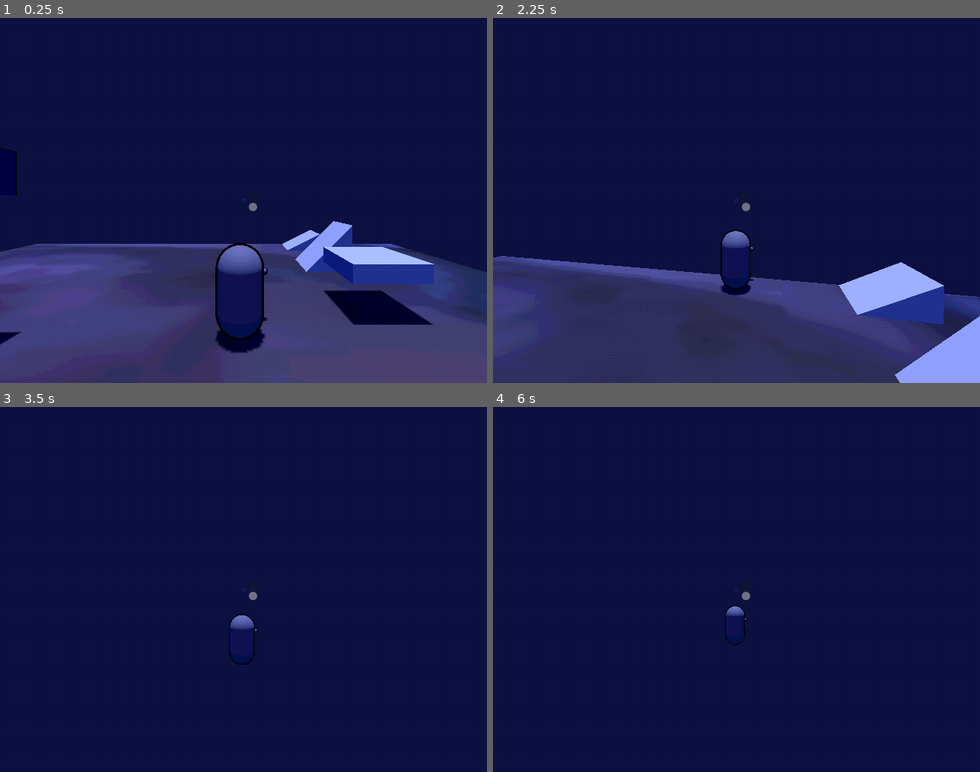
Above: before the commit, frames 1-4 (two rows, left to right).
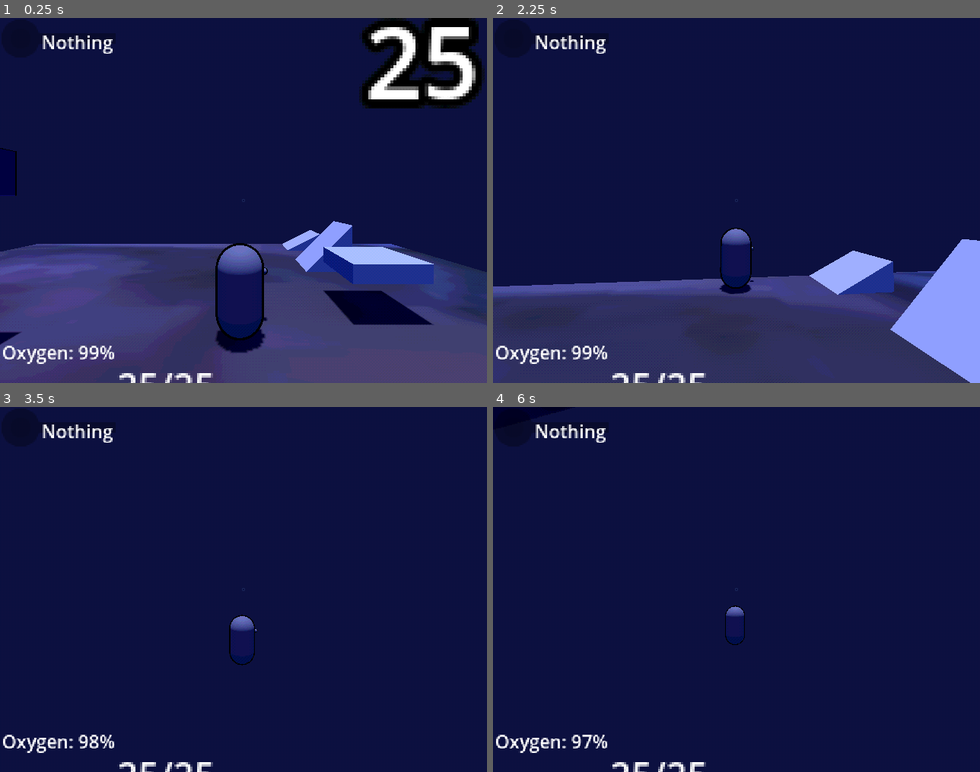
Above: after the commit, the same moments.

Repository: EwamEwam/Yr12GodotEwanOllie
Game: Godot game, scene res://Scenes/Level/World.tscn
The game is run twice, just before and just after one commit, with the same random seed, the same clock (stepped at 60 frames per second) and the same inputs.
Inputs (mouse positions are in pixels of both pictures, inside the frame that each line leads up to):
- Up to frame 1 (0.25 s): no input
- Up to frame 2 (2.25 s): move the mouse to (760, 200) at 0.52 s; hold Alt (Alt) 0.53-1.28 s; hold W (Up) from 0.53 s (still down); tap E (E) at 0.8, 1.35 s; move the mouse to (712, 200) at 1.27 s; click (712, 200) at 1.55 s; move the mouse to (746, 193) at 2.02 s; press the mouse at (746, 193) at 2.03 s
- Up to frame 3 (3.5 s): keep holding W (Up); tap Q (Q, bound only after the commit) at 2.3, 2.85 s; move the mouse to (238, 596) at 2.77 s; release the mouse at (238, 596) at 2.78 s; tap Alt (Alt) at 3.05 s
- Up to frame 4 (6 s): move the mouse to (775, 593) at 3.52 s; hold Alt (Alt) 3.53-4.28 s; tap E (E) at 3.8, 4.35 s; move the mouse to (697, 585) at 4.27 s; click (697, 585) at 4.55 s; tap Enter at 5 s; move the mouse to (741, 589) at 5.02 s; press the mouse at (741, 589) at 5.03 s; tap Q (Q, bound only after the commit) at 5.3 s; move the mouse to (717, 582) at 5.77 s; release W (Up) at 5.78 s; release the mouse at (717, 582) at 5.78 s; hold D (Right) from 5.78 s (still down); right-click (717, 582) at 5.85 s

The runs differ from the first frame. In frame 1, 6.3% of the frame differs, in the area x 0-100%, y 0-100%; in frame 2, 13%, in the area x 0-100%, y 4-100%; in frame 3, 1.1%; in frame 4, 1.4%.

Commit message:
Fixed the throwing mechanics, Added fall damage, Made the basic quick inventory system and started work on the UI. Currently have the item description and health bar system working. Added custom font

Diff:
--- /dev/null
+++ b/dumb-things-in-deep-water/Scenes/Characters/number.tscn
@@ -0,0 +1,12 @@
+[gd_scene load_steps=3 format=3 uid="uid://d2u8mjvg6i7lq"]
+
+[ext_resource type="Script" uid="uid://crw5v73h4yw7g" path="res://Scripts/Characters/Number.gd" id="1_uemgn"]
+[ext_resource type="FontFile" uid="uid://bxi0rnauxne1i" path="res://Assets/Sprites/Red_Numbers.png" id="1_wegsq"]
+
+[node name="Number" type="Label3D"]
+pixel_size = 0.08
+billboard = 1
+texture_filter = 4
+text = "25"
+font = ExtResource("1_wegsq")
+script = ExtResource("1_uemgn")
--- a/dumb-things-in-deep-water/Scenes/Characters/player.tscn
+++ b/dumb-things-in-deep-water/Scenes/Characters/player.tscn
@@ -45,8 +45,13 @@
 "vertex_data": PackedByteArray("1H6JuVhghj9zeoy71H6JuVhghj9zeoy71H6JuVhghj9zeoy71H6JuVhghj9zeoy71H6JuVhghj9zeoy71H6JuVh …(51915 unchanged characters)…
 }]
 
+[sub_resource type="CylinderShape3D" id="CylinderShape3D_40svl"]
+height = 0.6521
+radius = 0.599609
+
 [sub_resource type="CylinderShape3D" id="CylinderShape3D_al8ar"]
 height = 0.5
+radius = 0.55
 
 [node name="Player" type="CharacterBody3D" groups=["Player"]]
 slide_on_ceiling = false
@@ -81,6 +86,22 @@
 material_overlay = SubResource("StandardMaterial3D_3etf2")
 mesh = SubResource("ArrayMesh_40svl")
 
+[node name="Body_Parts" type="Node3D" parent="Mesh"]
+
+[node name="Head" type="RigidBody3D" parent="Mesh/Body_Parts"]
+collision_layer = 0
+collision_mask = 16
+can_sleep = false
+lock_rotation = true
+freeze = true
+freeze_mode = 1
+custom_integrator = true
+contact_monitor = true
+
+[node name="Collision_Shape" type="CollisionShape3D" parent="Mesh/Body_Parts/Head"]
+transform = Transform3D(1, 0, 0, 0, 1, 0, 0, 0, 1, 0, 0.776543, 0)
+shape = SubResource("CylinderShape3D_40svl")
+
 [node name="Camera_Pivot" type="Node3D" parent="."]
 
 [node name="Yaw" type="Node3D" parent="Camera_Pivot"]
--- a/dumb-things-in-deep-water/Scenes/Level/World.tscn
+++ b/dumb-things-in-deep-water/Scenes/Level/World.tscn
@@ -6,6 +6,7 @@
 [ext_resource type="PackedScene" uid="uid://culqao60nt1mv" path="res://Scenes/Props/Placeholder(1).tscn" id="4_37drw"]
 [ext_resource type="PackedScene" uid="uid://baocn3lc445ff" path="res://Scenes/Misc/hud.tscn" id="6_nbqfg"]
 [ext_resource type="Script" uid="uid://bkmwodo6s0oum" path="res://Scripts/World/World.gd" id="6_va6n7"]
+[ext_resource type="PackedScene" uid="uid://d2u8mjvg6i7lq" path="res://Scenes/Characters/number.tscn" id="7_va6n7"]
 
 [sub_resource type="NavigationMesh" id="NavigationMesh_rdphb"]
 vertices = PackedVector3Array(-12, -0.757901, -12, -12, -0.757901, 12, 12, -0.757901, 12, 12, -0.757901, -12)
@@ -16,9 +17,6 @@
 background_color = Color(0.0558, 0.18693, 0.93, 1)
 background_energy_multiplier = 0.25
 ambient_light_energy = 0.55
-
-[sub_resource type="BoxShape3D" id="BoxShape3D_rtqk3"]
-size = Vector3(25, 0.1, 24.9897)
 
 [sub_resource type="StandardMaterial3D" id="StandardMaterial3D_5t2hj"]
 albedo_texture = ExtResource("2_37drw")
@@ -141,7 +139,11 @@
 [sub_resource type="ConcavePolygonShape3D" id="ConcavePolygonShape3D_va6n7"]
 data = PackedVector3Array(-1, -1, -1, 1, -1, 1, 1, -1, -1, -1, -1, -1, -1, -1, 1, 1, -1, 1, 1, -1, -1, 1, 1, 1, 1, 1, -1, 1, -1, -1, 1, -1, 1, 1, 1, 1, -1, -1, 1, 1, 1, -1, 1, 1, 1, -1, -1, 1, -1, -1, -1, 1, 1, -1, 1, 1, 1, 1, -1, 1, -1, -1, 1, 1, -1, -1, 1, 1, -1, -1, -1, -1)
 
+[sub_resource type="BoxShape3D" id="BoxShape3D_nbqfg"]
+size = Vector3(172.287, 1, 143.43)
+
 [node name="Main" type="Node"]
+script = ExtResource("6_va6n7")
 
 [node name="SubViewportContainer" type="SubViewportContainer" parent="."]
 offset_right = 640.0
@@ -172,11 +174,6 @@
 light_color = Color(0.6806, 0.70151, 0.82, 1)
 shadow_enabled = true
 
-[node name="CollisionShape3D" type="CollisionShape3D" parent="SubViewportContainer/SubViewport/Environment"]
-transform = Transform3D(1, 0, 0, 0, 1, 0, 0, 0, 1, 0, 0, 0.00512695)
-shape = SubResource("BoxShape3D_rtqk3")
-script = ExtResource("6_va6n7")
-
 [node name="Floor" type="StaticBody3D" parent="SubViewportContainer/SubViewport/Environment"]
 collision_layer = 131
 
@@ -213,6 +210,12 @@
 transform = Transform3D(1, 0, 0, 0, 1, 0, 0, 0, 1, 5.78746, 1.05, -7.45604)
 shape = SubResource("ConcavePolygonShape3D_va6n7")
 
+[node name="Death_Barrier" type="Area3D" parent="SubViewportContainer/SubViewport/Environment"]
+
+[node name="Collision" type="CollisionShape3D" parent="SubViewportContainer/SubViewport/Environment/Death_Barrier"]
+transform = Transform3D(1, 0, 0, 0, 1, 0, 0, 0, 1, 0, -14.4592, 0)
+shape = SubResource("BoxShape3D_nbqfg")
+
 [node name="Player" parent="SubViewportContainer/SubViewport" instance=ExtResource("3_rdphb")]
 transform = Transform3D(1, 0, 0, 0, 1, 0, 0, 0, 1, 2, 1, -2)
 
@@ -237,3 +240,6 @@
 transform = Transform3D(1, 0, 0, 0, 1, 0, 0, 0, 1, -3.64156, 6.99363, 0.528449)
 
 [node name="HUD" parent="." instance=ExtResource("6_nbqfg")]
+
+[node name="Number" parent="." instance=ExtResource("7_va6n7")]
+transform = Transform3D(1, 0, 0, 0, 1, 0, 0, 0, 1, 7.15414, 5.07061, -3.25576)
--- a/dumb-things-in-deep-water/Scenes/Misc/hud.tscn
+++ b/dumb-things-in-deep-water/Scenes/Misc/hud.tscn
@@ -1,7 +1,31 @@
-[gd_scene load_steps=3 format=3 uid="uid://baocn3lc445ff"]
+[gd_scene load_steps=9 format=3 uid="uid://baocn3lc445ff"]
 
 [ext_resource type="Script" uid="uid://noefglp8kk2" path="res://Scripts/Other/HUD.gd" id="1_7lq3g"]
 [ext_resource type="Texture2D" uid="uid://dedhoyvicgme3" path="res://Assets/Sprites/Reticule.png" id="1_8leah"]
+[ext_resource type="Texture2D" uid="uid://cup0857pjeubq" path="res://Assets/Sprites/Item_background.png" id="3_lwfba"]
+[ext_resource type="Texture2D" uid="uid://bcam1w041vvds" path="res://Assets/Sprites/Text_Ender.png" id="3_wd7fq"]
+[ext_resource type="Texture2D" uid="uid://hmaa60jromha" path="res://Assets/Sprites/Item_Icons/1.png" id="4_8pbef"]
+[ext_resource type="Texture2D" uid="uid://8nfmrbsy38yi" path="res://Assets/Sprites/error.png" id="5_ifk6x"]
+[ext_resource type="FontFile" uid="uid://bxi0rnauxne1i" path="res://Assets/Sprites/Red_Numbers.png" id="7_ifk6x"]
+
+[sub_resource type="SpriteFrames" id="SpriteFrames_w21a7"]
+animations = [{
+"frames": [{
+"duration": 1.0,
+"texture": ExtResource("4_8pbef")
+}],
+"loop": false,
+"name": &"1",
+"speed": 0.0
+}, {
+"frames": [{
+"duration": 1.0,
+"texture": ExtResource("5_ifk6x")
+}],
+"loop": false,
+"name": &"error",
+"speed": 0.0
+}]
 
 [node name="HUD" type="Node2D"]
 script = ExtResource("1_7lq3g")
@@ -11,11 +35,71 @@
 offset_top = 227.0
 offset_right = 338.0
 offset_bottom = 254.0
-max_value = 7.0
+max_value = 6.0
 value = 2.0
 fill_mode = 3
 show_percentage = false
 
+[node name="Item_Description" type="Node2D" parent="."]
+position = Vector2(320, 240)
+
+[node name="ItemBackground" type="Sprite2D" parent="Item_Description"]
+position = Vector2(-293, -213)
+scale = Vector2(2, 2)
+texture = ExtResource("3_lwfba")
+
+[node name="TextEnder" type="Sprite2D" parent="Item_Description"]
+position = Vector2(-158, -213)
+scale = Vector2(2, 2)
+texture = ExtResource("3_wd7fq")
+
+[node name="Line" type="ColorRect" parent="Item_Description"]
+offset_left = -268.0
+offset_top = -220.0
+offset_right = -217.0
+offset_bottom = -213.0
+scale = Vector2(2, 2)
+color = Color(0, 0, 0, 0.286275)
+
+[node name="Weight" type="Label" parent="Item_Description"]
+offset_left = -265.0
+offset_top = -209.0
+offset_right = -10.0
+offset_bottom = -189.0
+text = "(0.5 Kg)"
+
+[node name="Holding" type="Label" parent="Item_Description"]
+offset_left = -265.0
+offset_top = -235.0
+offset_right = -264.0
+offset_bottom = -214.0
+scale = Vector2(1.5, 1.5)
+text = "Nothing"
+
+[node name="Object_Icons" type="AnimatedSprite2D" parent="Item_Description"]
+position = Vector2(-293, -213)
+scale = Vector2(2, 2)
+sprite_frames = SubResource("SpriteFrames_w21a7")
+animation = &"1"
+autoplay = "error"
+
 [node name="Reticule" type="Sprite2D" parent="."]
 position = Vector2(320, 240)
 texture = ExtResource("1_8leah")
+
+[node name="Hp" type="Label" parent="."]
+offset_left = 154.0
+offset_top = 449.0
+offset_right = 194.0
+offset_bottom = 458.0
+scale = Vector2(3, 3)
+theme_override_fonts/font = ExtResource("7_ifk6x")
+text = "25/25"
+
+[node name="Oxygen" type="Label" parent="."]
+offset_left = 3.0
+offset_top = 422.0
+offset_right = 138.0
+offset_bottom = 442.0
+scale = Vector2(1.5, 1.5)
+text = "Oxygen: 100%"
--- a/dumb-things-in-deep-water/Scenes/Props/Placeholder(1).tscn
+++ b/dumb-things-in-deep-water/Scenes/Props/Placeholder(1).tscn
@@ -20,9 +20,9 @@
 pick_up_position = Vector3(0, 0, -0.5)
 pick_up_rotation = Vector3(8, 2, 3)
 
-[node name="Body" type="RigidBody3D" parent="."]
+[node name="Body" type="RigidBody3D" parent="." groups=["Prop"]]
 transform = Transform3D(1, 0, 0, 0, 1, 0, 0, 0, 1, 0, 0, -0.576496)
-collision_layer = 3
+collision_layer = 19
 collision_mask = 3
 continuous_cd = true
 
--- /dev/null
+++ b/dumb-things-in-deep-water/Scripts/Characters/Number.gd
@@ -0,0 +1,21 @@
+extends Label3D
+
+var number_type :String
+
+func _ready() -> void:
+	if number_type == "Player_Damage":
+		global_position = Playerstats.player.global_position
+		global_position = Vector3(global_position.x + randf_range(-0.2,0.2),global_position.y + randf_range(0.5,0.75),global_position.z + randf_range(-0.2,0.2))
+	var tween :Tween = get_tree().create_tween()
+	tween.tween_property(self,"global_position",Vector3(global_position.x + (randf_range(-1,1)),global_position.y + 2, global_position.z + (randf_range(-1,1))),1).set_trans(Tween.TRANS_EXPO).set_ease(Tween.EASE_OUT)
+	tween.tween_property(self,"modulate",Color(1,1,1,0),0.5).set_trans(Tween.TRANS_LINEAR)
+	await tween.finished
+	queue_free()
+
+func create(type :String, amt :String) -> void:
+	match type:
+		"Player_Damage":
+			font = load("res://Assets/Sprites/Red_Numbers.png")
+			text = str(amt)
+
+	number_type = type
--- a/dumb-things-in-deep-water/Scripts/Characters/Playerstats.gd
+++ b/dumb-things-in-deep-water/Scripts/Characters/Playerstats.gd
@@ -25,6 +25,11 @@
 var object_held :Object = null
 var object_mass :float = 0.0
 
+var head_hp :float = 25.0
+var torso_hp :float = 25.0
+var legs_hp :float = 25.0
+var arms_hp :float = 25.0
+
 var time_played :int = 0
 
 var head_bobbing :bool = true
@@ -33,7 +38,8 @@
 
 func _process(_delta :float) -> void:
 	#screen_factor = DisplayServer.window_get_size().length()
-	pass
+	oxygen = clamp(oxygen,0,100)
+	health = clamp(health,0,max_health)
 
 func organise_inventory():
 	organised_inventory = {}
--- a/dumb-things-in-deep-water/Scripts/Characters/player.gd
+++ b/dumb-things-in-deep-water/Scripts/Characters/player.gd
@@ -37,9 +37,10 @@
 #The physics process function which essentially runs every frame. Handles most of the player's essential logic
 func _physics_process(delta: float) -> void:
 	set_speed()
+	fall_damage_calculation()
 
 	if ground_check.is_colliding():
-		var collider
+		var collider :Object
 		collider = ground_check.get_collider(0)
 		if collider is RigidBody3D:
 			collider.linear_velocity = Vector3.ZERO
@@ -70,6 +71,9 @@
 	if not is_on_floor():
 		calculated_velocity.y -= gravity * delta
 
+	if Playerstats.current_state == Playerstats.game_states.PLAYING:
+		Playerstats.oxygen -= delta/2.5
+
 	position_last_frame = global_position
 	velocity = calculated_velocity
 	push_rigid_body()
@@ -91,13 +95,33 @@
 		get_tree().quit()
 
 	if event.is_action_pressed("E"):
-		pass
+		if Playerstats.object_held != null and not movement_state == movement_states.THROWING:
+			Playerstats.inventory.append(Playerstats.object_ID)
+			Playerstats.inventory_mass += Playerstats.object_mass
+			Playerstats.object_held.get_parent().queue_free()
+			Playerstats.object_held = null
+			Playerstats.object_ID = 0
+			Playerstats.object_mass = 0
+
+	if event.is_action_pressed("Q"):
+		if Playerstats.object_held == null and not movement_state == movement_states.THROWING and Playerstats.inventory.size() > 0:
+			var new_prop_ID: int = Playerstats.inventory.pop_front()
+			var prop :PackedScene = load(ItemData.itemdata[str(new_prop_ID)]["Path"])
+			var new_prop :Marker3D = prop.instantiate()
+			Playerstats.object_ID = new_prop_ID
+			Playerstats.object_mass = ItemData.itemdata[str(new_prop_ID)]["Mass"]
+			$"../Props".add_child(new_prop)
+			Playerstats.object_held = new_prop.body
+			item_check()
 
 	if event.is_action_pressed("Left_Click"):
 		if Playerstats.object_detected != null:
 			if Playerstats.object_detected.get_parent().grabbable:
 				Playerstats.object_held = Playerstats.object_detected
 				Playerstats.object_detected.get_parent().hold()
+				Playerstats.object_ID = Playerstats.object_held.get_parent().ID
+				Playerstats.object_mass = Playerstats.object_held.mass
+				Input.action_release("Left_Click")
 
 	if event.is_action_pressed("Right_Click"):
 		if Playerstats.object_held != null:
@@ -117,6 +141,7 @@
 	else:
 		Playerstats.object_held.get_parent().hold()
 	return closest_object
+
 
 func set_camera_bob(delta :float) -> void:
 	if Playerstats.head_bobbing:
@@ -168,9 +193,8 @@
 
 func set_movement_mode(delta :float) -> void:
 	if Input.is_action_pressed("Alt"):
-		if Input.is_action_just_pressed("Left_Click") and Playerstats.object_held == null:
-			Input.action_release("Left_Click")
-		elif Playerstats.object_held != null:
+		if Playerstats.object_held != null:
+			movement_state = movement_states.AIMING
 			throw_process(delta)
 		else:
 			movement_state = movement_states.AIMING
@@ -181,9 +205,7 @@
 	if Input.is_action_pressed("Left_Click"):
 		movement_state = movement_states.THROWING
 		throw_power = clamp(throw_power + delta * 2,1,6)
-		print(throw_power)
 	elif throw_power > 1:
-		print("Throw")
 		Playerstats.object_held.get_parent().throw(throw_power)
 		movement_state = movement_states.AIMING
 		throw_power = 1
@@ -357,3 +379,17 @@
 					stack.append(collider)
 
 	return connected_bodies
+
+func fall_damage_calculation() -> void:
+	if is_on_floor():
+		if calculated_velocity.y < -22:
+			change_in_health(calculated_velocity.y/10)
+
+func change_in_health(amt :float) -> void:
+	var previous_health :float = int(ceil(Playerstats.health))
+	Playerstats.health += amt
+	if previous_health - int(ceil(Playerstats.health)) > 0:
+		var number :PackedScene = load("res://Scenes/Characters/number.tscn")
+		var new_number :Label3D = number.instantiate()
+		new_number.create("Player_Damage",str(int(previous_health - int(ceil(Playerstats.health)))))
+		$"../Environment".add_child(new_number)
--- a/dumb-things-in-deep-water/Scripts/Other/HUD.gd
+++ b/dumb-things-in-deep-water/Scripts/Other/HUD.gd
@@ -8,3 +8,37 @@
 	reticle.modulate.a = 0.2
 	if player.movement_state != player.movement_states.NORMAL:
 		reticle.modulate.a = 1
+
+	if player.movement_state == player.movement_states.THROWING:
+		throw_bar.visible = true
+		throw_bar.value = player.throw_power
+	else:
+		throw_bar.visible = false
+
+	if Playerstats.object_held == null:
+		$Item_Description/Holding.text = "Nothing"
+		$Item_Description/Holding.position = Vector2(-265,-226)
+		$Item_Description/Holding.size = Vector2(1,1)
+		$Item_Description/Weight.visible = false
+		$Item_Description/TextEnder.visible = false
+		$Item_Description/Object_Icons.play("error")
+		$Item_Description/Object_Icons.visible = false
+	else:
+		$Item_Description/Holding.text = str(ItemData.itemdata[str(Playerstats.object_ID)]["Name"])
+		$Item_Description/Holding.position = Vector2(-265,-235)
+		$Item_Description/Weight.visible = true
+		$Item_Description/Holding.size = Vector2(1,1)
+		$Item_Description/Weight.text = "(" + str(Playerstats.object_mass) + "Kg)"
+		$Item_Description/TextEnder.visible = true
+		$Item_Description/Object_Icons.visible = true
+		if str(Playerstats.object_ID) in $Item_Description/Object_Icons.sprite_frames.get_animation_names():
+			$Item_Description/Object_Icons.play(str(Playerstats.object_ID))
+		else:
+			$Item_Description/Object_Icons.play("error")
+
+
+	$Item_Description/Line.size.x = round($Item_Description/Holding.size.x /(4.0/3.0)) + 3
+	$Item_Description/TextEnder.position.x = -260 + ($Item_Description/Line.size.x * 2)
+
+	$Hp.text = str(int(ceil(Playerstats.health))) + "/" + str(int(Playerstats.max_health))
+	$Oxygen.text =  "Oxygen: " + str(int(Playerstats.oxygen)) + "%"
--- a/dumb-things-in-deep-water/Scripts/World/World.gd
+++ b/dumb-things-in-deep-water/Scripts/World/World.gd
@@ -1,7 +1,14 @@
-extends CollisionShape3D
+extends Node
 
-@onready var player = $Player
+func _physics_process(_delta: float) -> void:
+#	get_tree().call_group("enemies", "update_target_location", player.global_transformation.origin)
+	check_below_map()
 
-func _physics_process(delta):
-#	get_tree().call_group("enemies", "update_target_location", player.global_transformation.origin)
-	pass
+func check_below_map() -> void:
+	var detected :Array[Node3D] = $SubViewportContainer/SubViewport/Environment/Death_Barrier.get_overlapping_bodies()
+	for object in detected:
+		if object.is_in_group("Player"):
+			object.global_position = Vector3(0,100,0)
+		if object.is_in_group("Prop"):
+			object.get_parent().global_position = Vector3(0,100,0)
+			object.position = Vector3.ZERO
--- a/dumb-things-in-deep-water/project.godot
+++ b/dumb-things-in-deep-water/project.godot
@@ -25,10 +25,18 @@
 window/size/viewport_height=480
 window/stretch/mode="viewport"
 
+[editor_plugins]
+
+enabled=PackedStringArray("res://addons/abfi/plugin.cfg")
+
 [global_group]
 
 Player=""
 Prop=""
+
+[gui]
+
+theme/custom_font="uid://8022nqfjh0v7"
 
 [input]
 
@@ -91,6 +99,11 @@
 "events": [Object(InputEventKey,"resource_local_to_scene":false,"resource_name":"","device":-1,"window_id":0,"alt_press …(195 unchanged characters)…
 ]
 }
+Q={
+"deadzone": 0.2,
+"events": [Object(InputEventKey,"resource_local_to_scene":false,"resource_name":"","device":-1,"window_id":0,"alt_pressed":false,"shift_pressed":false,"ctrl_pressed":false,"meta_pressed":false,"pressed":false,"keycode":0,"physical_keycode":81,"key_label":0,"unicode":113,"location":0,"echo":false,"script":null)
+]
+}
 
 [physics]
 
Binary file added: dumb-things-in-deep-water/.images/diagram.png
Binary file added: dumb-things-in-deep-water/.images/example-large.png
Binary file added: dumb-things-in-deep-water/.images/example.png
Binary file added: dumb-things-in-deep-water/.images/logo.png
Binary file added: dumb-things-in-deep-water/.images/spacing.png
Binary file added: dumb-things-in-deep-water/.images/ui.png
Binary file added: dumb-things-in-deep-water/Assets/Sprites/Bourbon_And_Coke_Blocks_2.png
Not shown, added: dumb-things-in-deep-water/Assets/Sprites/Bourbon_And_Coke_Blocks_2.png.import
Binary file added: dumb-things-in-deep-water/Assets/Sprites/Item_Icons/1.png
Not shown, added: dumb-things-in-deep-water/Assets/Sprites/Item_Icons/1.png.import
Binary file added: dumb-things-in-deep-water/Assets/Sprites/Item_background.png
Not shown, added: dumb-things-in-deep-water/Assets/Sprites/Item_background.png.import
(and 16 more such lines)
